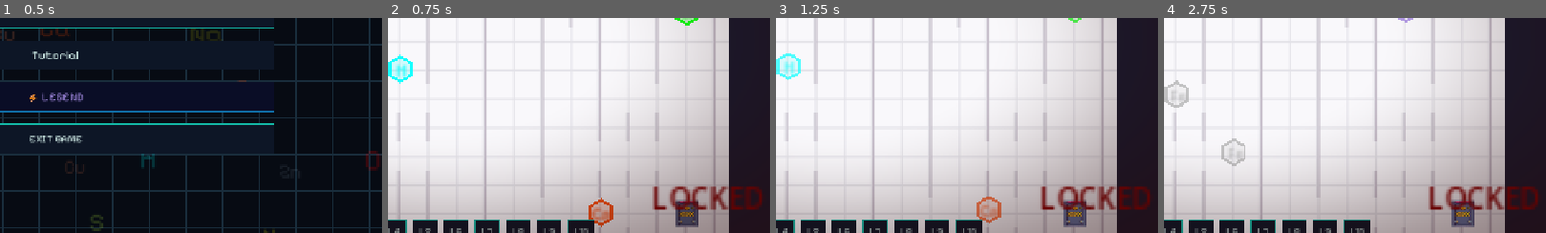
Above: before the commit, frames 1-4 (left to right).
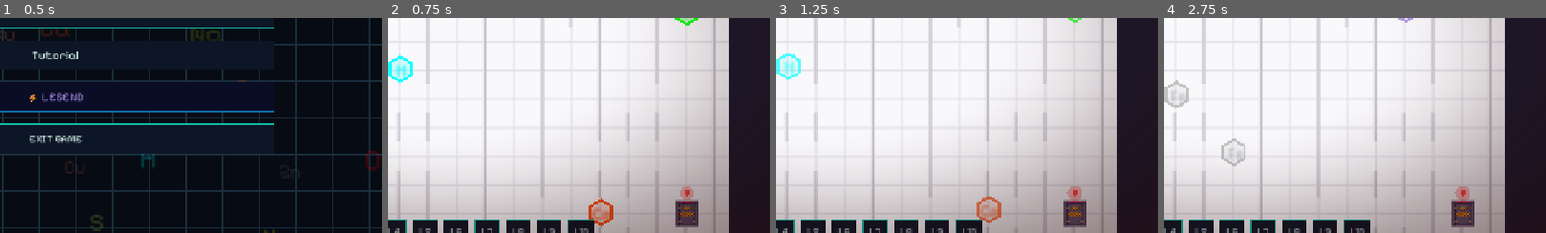
Above: after the commit, the same moments.

Repository: marshal-rizky/Chembond-Adventure
Game: Godot game, scene res://scenes/main_menu.tscn
Two runs of this game, one before a commit and one after it. Both use one fixed random seed, a clock stepped at 60 frames per second and the inputs below. Sound files missing from this copy of the repository are replaced by a short silence.
Inputs:
- Up to frame 1 (0.5 s): no input
- Up to frame 2 (0.75 s): click "START ADVENTURE" at 0.5 s
- Up to frame 3 (1.25 s): no input
- Up to frame 4 (2.75 s): click "✕ Leave" at 1.25 s; click "START ADVENTURE" at 2 s
The pictures show only the part of the screen within x 43-93%, y 45-95%; the shares and areas given below are measured in that part.

Frame 1 is identical in both runs. In frame 2, 1.8% of the frame differs, in the area x 69-98%, y 78-90%; in frame 3, 2.2%, in the area x 69-98%, y 78-97%; in frame 4, 2.2%.

Commit message:
feat: LED indicator, export web, dan setup deployment

Diff:
--- a/scenes/exit_gate.tscn
+++ b/scenes/exit_gate.tscn
@@ -19,11 +19,10 @@
 [node name="CollisionShape2D" type="CollisionShape2D" parent="."]
 shape = SubResource("RectangleShape2D_8vj7l")
 
-[node name="Label" type="Label" parent="."]
-offset_left = -20.0
-offset_top = -20.0
-offset_right = 20.0
-offset_bottom = -2.0
-text = "LOCKED"
-horizontal_alignment = 1
-vertical_alignment = 1
+[node name="LedGlow" type="Polygon2D" parent="."]
+position = Vector2(0, -11)
+color = Color(1, 0.27, 0.27, 0.35)
+
+[node name="Led" type="Polygon2D" parent="."]
+position = Vector2(0, -11)
+color = Color(1, 0.27, 0.27, 1)
--- a/scripts/exit_gate.gd
+++ b/scripts/exit_gate.gd
@@ -5,8 +5,16 @@
 @export var required_elements: Dictionary = {"H": 2, "O": 1}
 var is_open: bool = false
 var pulse_tween: Tween
+var led_pulse_tween: Tween
 var players_on_gate: int = 0
 var legend_mode: bool = false  # set by main.gd when spawning in legend mode
+
+const LED_RED       := Color(1.0, 0.27, 0.27, 1.0)
+const LED_RED_GLOW  := Color(1.0, 0.27, 0.27, 0.35)
+const LED_GREEN     := Color(0.30, 1.0, 0.45, 1.0)
+const LED_GREEN_GLOW:= Color(0.30, 1.0, 0.45, 0.35)
+const TINT_LOCKED   := Color(1.15, 0.85, 0.85, 1.0)
+const TINT_OPEN     := Color(0.80, 1.20, 0.95, 1.0)
 
 var tex_locked: Texture2D = preload("res://assets/sprites/gate_locked.png")
 var tex_open: Texture2D = preload("res://assets/sprites/gate_open.png")
@@ -14,27 +22,46 @@
 func _ready():
 	body_entered.connect(_on_body_entered)
 	body_exited.connect(_on_body_exited)
-	$Sprite2D.scale = Vector2(0.5, 0.5)  # sprites generated at 32px, display at 16px
+	$Sprite2D.scale = Vector2(0.5, 0.5)
+	_build_led_polys()
 	update_visuals()
 	start_pulse()
+
+func _build_led_polys():
+	var led: Polygon2D = $Led
+	var glow: Polygon2D = $LedGlow
+	led.polygon = _circle_points(1.6, 10)
+	glow.polygon = _circle_points(3.4, 14)
+
+func _circle_points(radius: float, segments: int) -> PackedVector2Array:
+	var pts := PackedVector2Array()
+	for i in range(segments):
+		var a := TAU * float(i) / float(segments)
+		pts.append(Vector2(cos(a), sin(a)) * radius)
+	return pts
 
 func start_pulse():
 	if pulse_tween: pulse_tween.kill()
 	pulse_tween = create_tween().set_loops()
-	pulse_tween.tween_property($Sprite2D, "modulate:v", 1.5, 0.6)
+	pulse_tween.tween_property($Sprite2D, "modulate:v", 1.4, 0.6)
 	pulse_tween.tween_property($Sprite2D, "modulate:v", 1.0, 0.6)
+
+	if led_pulse_tween: led_pulse_tween.kill()
+	led_pulse_tween = create_tween().set_loops()
+	led_pulse_tween.tween_property($LedGlow, "scale", Vector2(1.4, 1.4), 0.5)
+	led_pulse_tween.tween_property($LedGlow, "scale", Vector2(1.0, 1.0), 0.5)
 
 func update_visuals():
 	if is_open:
 		$Sprite2D.texture = tex_open
-		$Sprite2D.modulate = Color.WHITE
-		$Label.text = "OPEN"
-		$Label.add_theme_color_override("font_color", Color.GREEN)
+		$Sprite2D.modulate = TINT_OPEN
+		$Led.color = LED_GREEN
+		$LedGlow.color = LED_GREEN_GLOW
 	else:
 		$Sprite2D.texture = tex_locked
-		$Sprite2D.modulate = Color.WHITE
-		$Label.text = "LOCKED"
-		$Label.add_theme_color_override("font_color", Color.DARK_RED)
+		$Sprite2D.modulate = TINT_LOCKED
+		$Led.color = LED_RED
+		$LedGlow.color = LED_RED_GLOW
 
 func check_requirements(inventory: Dictionary):
 	var all_met = true
--- a/scripts/player.gd
+++ b/scripts/player.gd
@@ -101,15 +101,14 @@
 		nearby_elements.erase(area)
 
 func _on_element_collected(symbol):
-	# Play pick-up animation if available
-	var anim = get_node_or_null("AnimatedSprite2D")
-	if anim and anim.sprite_frames and anim.sprite_frames.has_animation("collect"):
-		anim.play("collect")
-		await anim.animation_finished
 	if not collected_elements.has(symbol):
 		collected_elements[symbol] = 0
 	collected_elements[symbol] += 1
 	collected_signal.emit(symbol)
+
+	var anim = get_node_or_null("AnimatedSprite2D")
+	if anim and anim.sprite_frames and anim.sprite_frames.has_animation("collect"):
+		anim.play("collect")
 
 func get_collected() -> Dictionary:
 	return collected_elements
